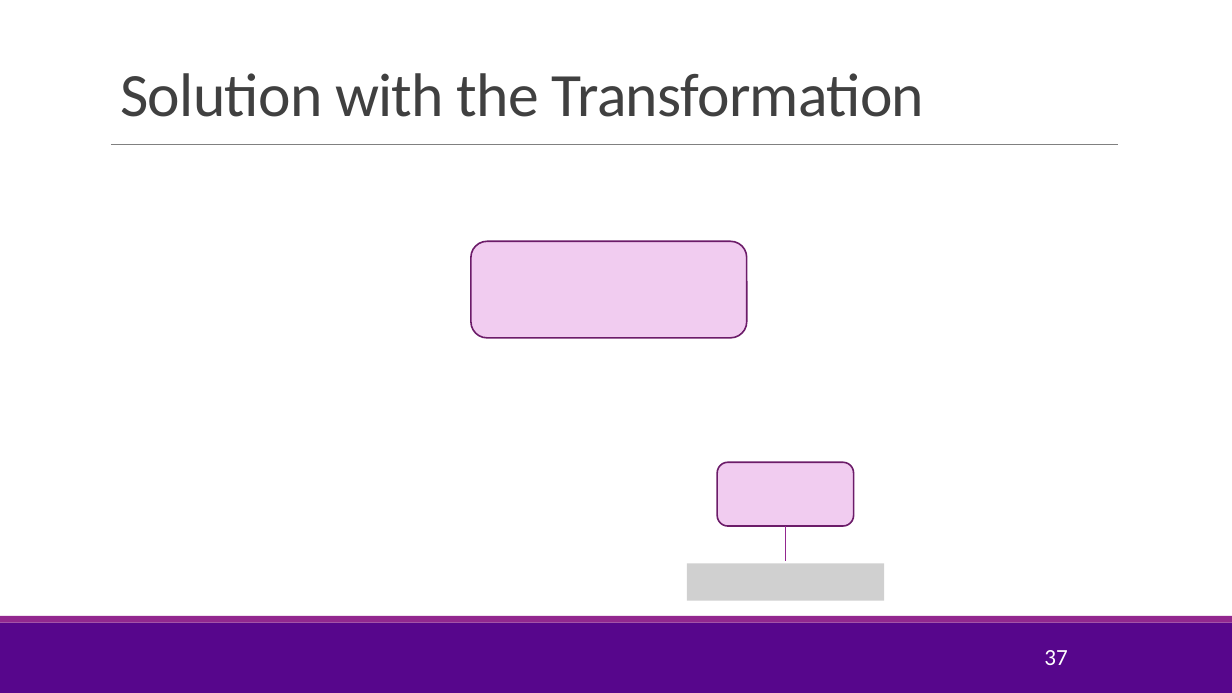
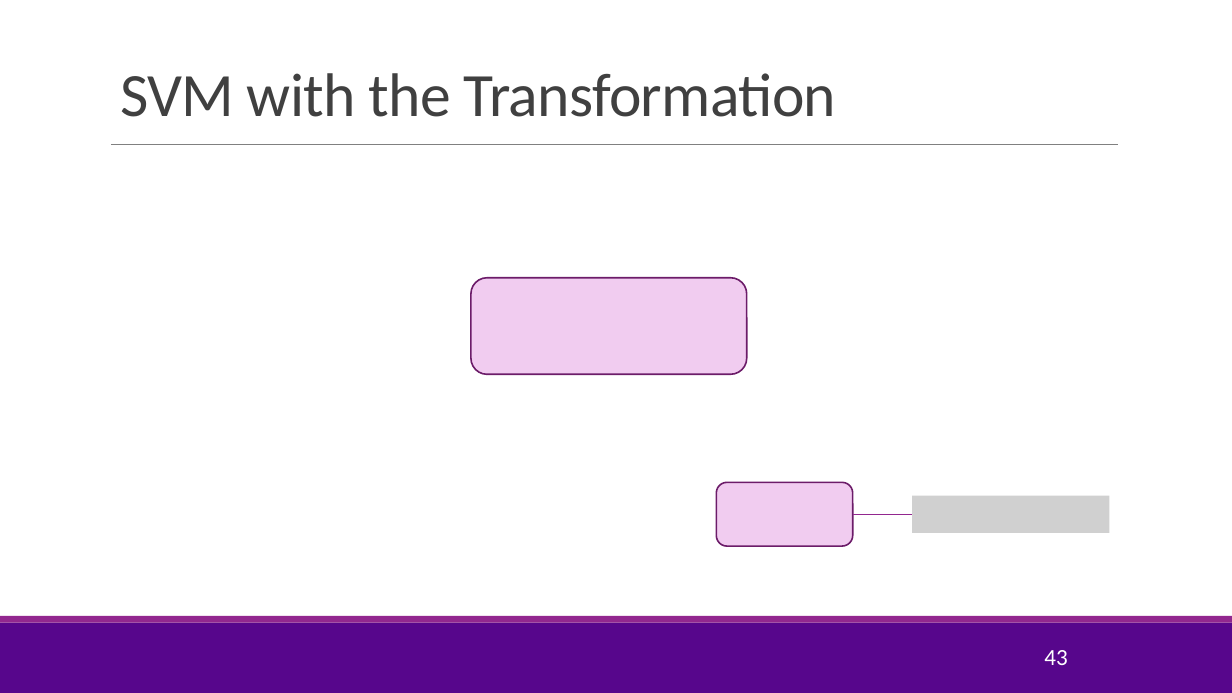
Before and after one commit to sdrangan/introml, a slide deck: slide 43 of lectures/Lect08_SVM.pptx (slide 37 before the commit). Drawn at 1232x693 pixels with LibreOffice and Linux fonts; fonts in the diff are those of the drawing; grey boxes stand for pictures; background and template pictures are left out. Boxes give left, top, right and bottom in pixels: in the first picture for what was removed or moved away, otherwise in the second. Text is boxed around its words. In the diff, an @@ line names an element or a change of style, - is before the commit and + after.

```diff
--- a/lectures/Lect08_SVM.pptx
+++ b/lectures/Lect08_SVM.pptx
@@ title at <box>120,73,836,117</box>: text changed @@
-Solution with the Transformation
+SVM with the Transformation
@@ rounded rectangle: place and size @@
-rounded rectangle at <box>471,241,748,337</box>
+rounded rectangle at <box>471,278,748,374</box>
@@ rounded rectangle: place and size @@
-rounded rectangle at <box>717,462,854,526</box>
+rounded rectangle at <box>716,482,853,546</box>
@@ picture added at <box>912,495,1109,532</box> @@
@@ line moved from (786, 526) - (786, 561) to (853, 515) - (912, 515) @@
@@ picture removed at <box>687,564,884,601</box> @@
@@ page number at <box>1044,650,1067,665</box>: text changed @@
-37
+43
```
Also in this commit, not shown: 7 other slides changed, 4 slides added, 1 slide removed, 3 other files.
